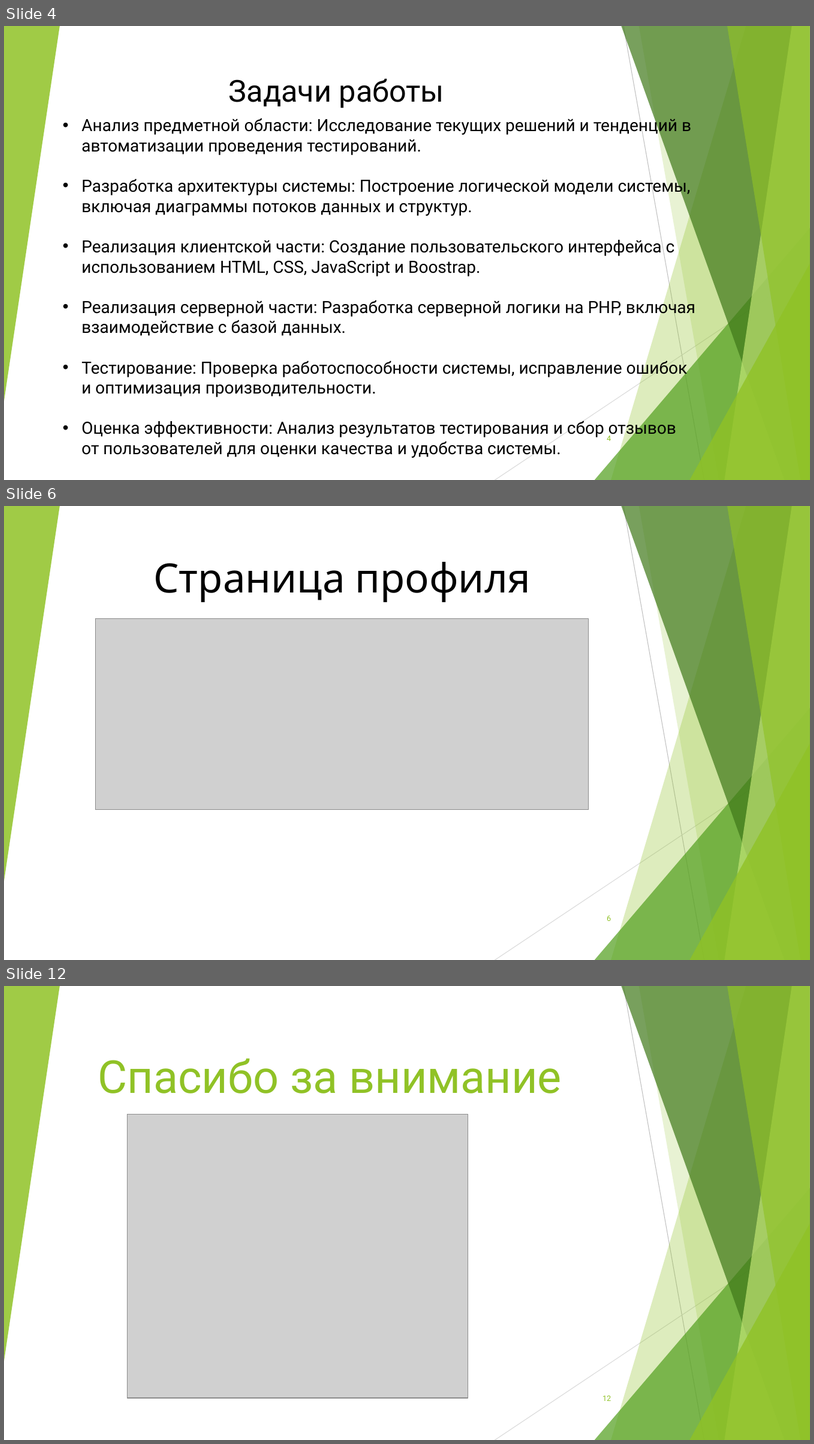
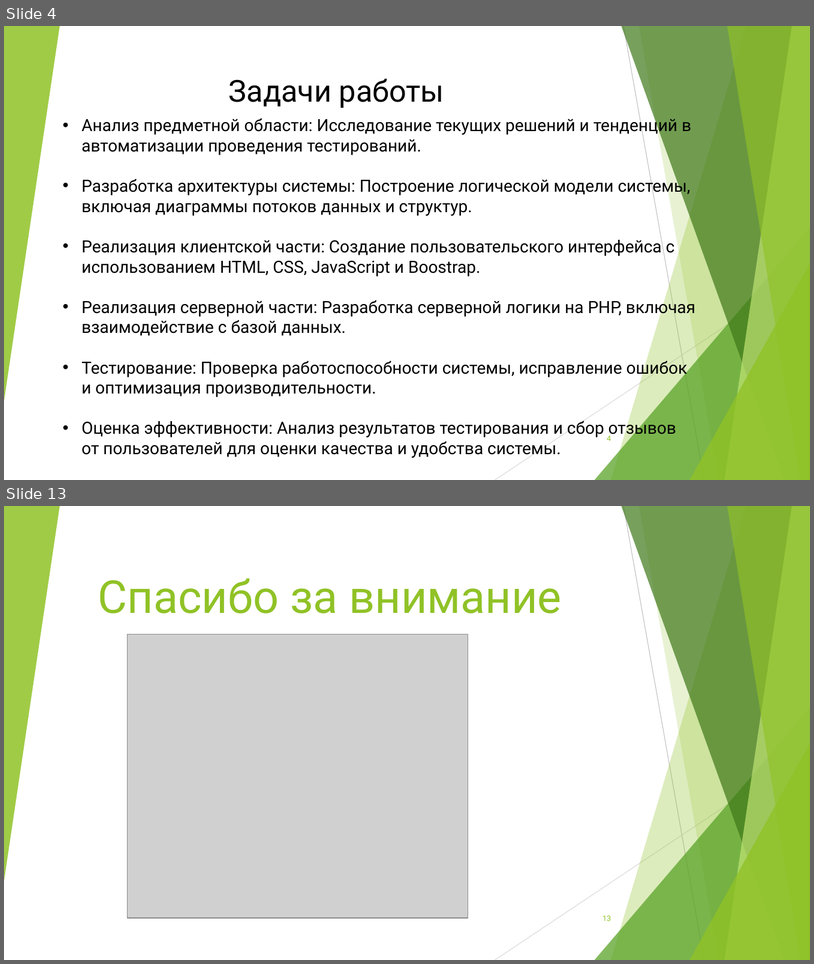
Before and after one commit to vakitari/prDipl, a slide deck: bas.pptx. Shown one above the other, each under a label of ours: slides 4, 6 and 12 before the commit, slides 4 and 13 after it; the slides between them are not shown. The pictures are 814x1444 and 814x964 pixels, drawn with LibreOffice and Linux fonts; fonts in the diff are those of the drawing; grey boxes stand for pictures. Boxes give left, top, right and bottom in pixels: in the first picture for what was removed or moved away, otherwise in the second. Text is boxed around its words. In the diff, an @@ line names an element or a change of style, - is before the commit and + after.

```diff
--- a/bas.pptx
+++ b/bas.pptx
@@ slide 6 removed at (x1=4, y1=506, x2=810, y2=960), background #FFFFFF; not listed: 10 template elements that a slide beside it also shows @@
@@ text removed at (x1=153, y1=562, x2=530, y2=602) @@
-Страница профиля
@@ picture removed at (x1=95, y1=619, x2=589, y2=809) @@
@@ page number removed at (x1=607, y1=915, x2=611, y2=921) @@
-6
@@ what was slide 12 is now slide 13 @@
@@ page number at (x1=603, y1=915, x2=611, y2=921): text changed @@
-12
+13
```
Also in this commit, not shown: 5 slides changed, 6 slides added, 4 other slides removed, 1 other file.
